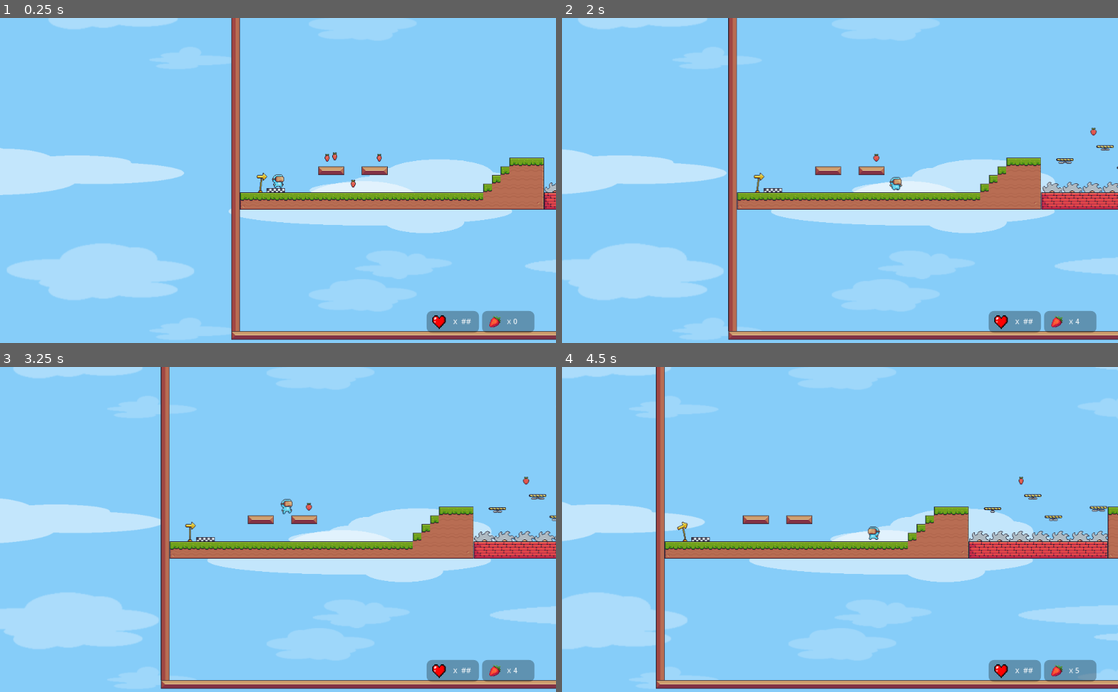
Above: before the commit, frames 1-4 (two rows, left to right).
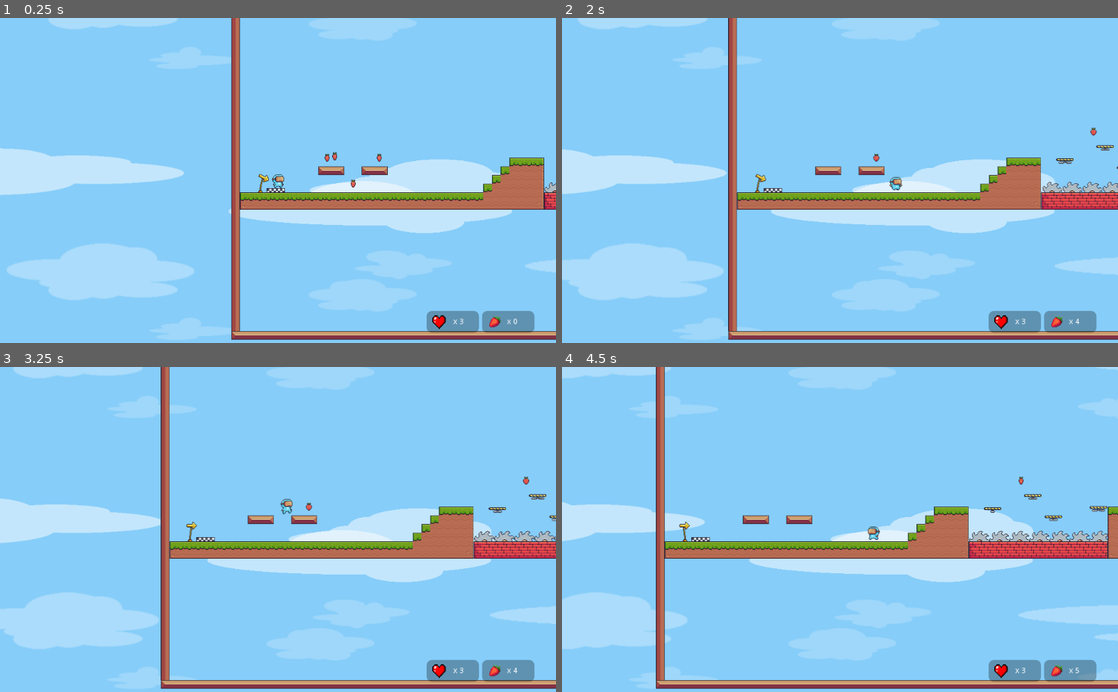
Above: after the commit, the same moments.

Repository: RadoslawCzubak/Godot2DPlatformer
Game: Godot game, scene res://Node2D.tscn
Two runs of this game, one before a commit and one after it. Both use one fixed random seed, a clock stepped at 60 frames per second and the inputs below.
Inputs:
- Up to frame 1 (0.25 s): no input
- Up to frame 2 (2 s): hold Right (ui_right) from 0.53 s (still down); tap Up (ui_up) at 0.77, 1.52 s
- Up to frame 3 (3.25 s): release Right (ui_right) at 2.03 s; hold Left (ui_left) 2.03-2.78 s; hold Right (ui_right) from 2.78 s (still down); tap Up (ui_up) at 3.02 s
- Up to frame 4 (4.5 s): tap Up (ui_up) at 3.77 s; release Right (ui_right) at 4.28 s; hold Left (ui_left) from 4.28 s (still down)

The runs differ from the first frame. In frame 1, less than 0.1% of the frame differs, in the area x 46-85%, y 47-95%; in frame 2, less than 0.1%, in the area x 34-85%, y 47-95%; in frame 3, less than 0.1%; in frame 4, less than 0.1%.

Commit message:
add enemies logic + hp

Diff:
--- a/HUD.gd
+++ b/HUD.gd
@@ -1,15 +1,16 @@
 extends CanvasLayer
 
-
 var coins = 0
-
 
 # Called when the node enters the scene tree for the first time.
 func _ready():
 	$PointsLabel/Label.text = "x " + String(coins)
 
 
-
 func _on_Strawberry_point_collected():
 	coins = coins + 1
 	_ready()
+
+
+func _on_Player_hp_changed(new_hp_points):
+	$HealthLabel/Label.text = "x " + String(new_hp_points)
--- a/Node2D.tscn
+++ b/Node2D.tscn
@@ -74,6 +74,71 @@
 atlas = ExtResource( 3 )
 region = Rect2( 320, 0, 32, 32 )
 
+[sub_resource type="AtlasTexture" id=19]
+flags = 4
+atlas = ExtResource( 6 )
+region = Rect2( 0, 0, 32, 32 )
+
+[sub_resource type="AtlasTexture" id=20]
+flags = 4
+atlas = ExtResource( 6 )
+region = Rect2( 32, 0, 32, 32 )
+
+[sub_resource type="AtlasTexture" id=21]
+flags = 4
+atlas = ExtResource( 6 )
+region = Rect2( 64, 0, 32, 32 )
+
+[sub_resource type="AtlasTexture" id=22]
+flags = 4
+atlas = ExtResource( 6 )
+region = Rect2( 96, 0, 32, 32 )
+
+[sub_resource type="AtlasTexture" id=23]
+flags = 4
+atlas = ExtResource( 6 )
+region = Rect2( 128, 0, 32, 32 )
+
+[sub_resource type="AtlasTexture" id=24]
+flags = 4
+atlas = ExtResource( 6 )
+region = Rect2( 160, 0, 32, 32 )
+
+[sub_resource type="AtlasTexture" id=25]
+flags = 4
+atlas = ExtResource( 6 )
+region = Rect2( 192, 0, 32, 32 )
+
+[sub_resource type="AtlasTexture" id=26]
+flags = 4
+atlas = ExtResource( 6 )
+region = Rect2( 224, 0, 32, 32 )
+
+[sub_resource type="AtlasTexture" id=27]
+flags = 4
+atlas = ExtResource( 6 )
+region = Rect2( 256, 0, 32, 32 )
+
+[sub_resource type="AtlasTexture" id=28]
+flags = 4
+atlas = ExtResource( 6 )
+region = Rect2( 288, 0, 32, 32 )
+
+[sub_resource type="AtlasTexture" id=29]
+flags = 4
+atlas = ExtResource( 6 )
+region = Rect2( 320, 0, 32, 32 )
+
+[sub_resource type="AtlasTexture" id=30]
+flags = 4
+atlas = ExtResource( 6 )
+region = Rect2( 352, 0, 32, 32 )
+
+[sub_resource type="AtlasTexture" id=12]
+flags = 4
+atlas = ExtResource( 1 )
+region = Rect2( 0, 0, 32, 32 )
+
 [sub_resource type="AtlasTexture" id=13]
 flags = 4
 atlas = ExtResource( 2 )
@@ -103,71 +168,6 @@
 flags = 4
 atlas = ExtResource( 2 )
 region = Rect2( 160, 0, 32, 32 )
-
-[sub_resource type="AtlasTexture" id=12]
-flags = 4
-atlas = ExtResource( 1 )
-region = Rect2( 0, 0, 32, 32 )
-
-[sub_resource type="AtlasTexture" id=19]
-flags = 4
-atlas = ExtResource( 6 )
-region = Rect2( 0, 0, 32, 32 )
-
-[sub_resource type="AtlasTexture" id=20]
-flags = 4
-atlas = ExtResource( 6 )
-region = Rect2( 32, 0, 32, 32 )
-
-[sub_resource type="AtlasTexture" id=21]
-flags = 4
-atlas = ExtResource( 6 )
-region = Rect2( 64, 0, 32, 32 )
-
-[sub_resource type="AtlasTexture" id=22]
-flags = 4
-atlas = ExtResource( 6 )
-region = Rect2( 96, 0, 32, 32 )
-
-[sub_resource type="AtlasTexture" id=23]
-flags = 4
-atlas = ExtResource( 6 )
-region = Rect2( 128, 0, 32, 32 )
-
-[sub_resource type="AtlasTexture" id=24]
-flags = 4
-atlas = ExtResource( 6 )
-region = Rect2( 160, 0, 32, 32 )
-
-[sub_resource type="AtlasTexture" id=25]
-flags = 4
-atlas = ExtResource( 6 )
-region = Rect2( 192, 0, 32, 32 )
-
-[sub_resource type="AtlasTexture" id=26]
-flags = 4
-atlas = ExtResource( 6 )
-region = Rect2( 224, 0, 32, 32 )
-
-[sub_resource type="AtlasTexture" id=27]
-flags = 4
-atlas = ExtResource( 6 )
-region = Rect2( 256, 0, 32, 32 )
-
-[sub_resource type="AtlasTexture" id=28]
-flags = 4
-atlas = ExtResource( 6 )
-region = Rect2( 288, 0, 32, 32 )
-
-[sub_resource type="AtlasTexture" id=29]
-flags = 4
-atlas = ExtResource( 6 )
-region = Rect2( 320, 0, 32, 32 )
-
-[sub_resource type="AtlasTexture" id=30]
-flags = 4
-atlas = ExtResource( 6 )
-region = Rect2( 352, 0, 32, 32 )
 
 [sub_resource type="SpriteFrames" id=31]
 animations = [ {
@@ -176,20 +176,20 @@
 "name": "idle",
 "speed": 15.0
 }, {
+"frames": [ SubResource( 19 ), SubResource( 20 ), SubResource( 21 ), SubResource( 22 ), SubResource( 23 ), SubResource( 24 ), SubResource( 25 ), SubResource( 26 ), SubResource( 27 ), SubResource( 28 ), SubResource( 29 ), SubResource( 30 ) ],
+"loop": true,
+"name": "walking",
+"speed": 20.0
+}, {
+"frames": [ SubResource( 12 ) ],
+"loop": true,
+"name": "jump",
+"speed": 5.0
+}, {
 "frames": [ SubResource( 13 ), SubResource( 14 ), SubResource( 15 ), SubResource( 16 ), SubResource( 17 ), SubResource( 18 ) ],
 "loop": true,
 "name": "double jump",
 "speed": 15.0
-}, {
-"frames": [ SubResource( 12 ) ],
-"loop": true,
-"name": "jump",
-"speed": 5.0
-}, {
-"frames": [ SubResource( 19 ), SubResource( 20 ), SubResource( 21 ), SubResource( 22 ), SubResource( 23 ), SubResource( 24 ), SubResource( 25 ), SubResource( 26 ), SubResource( 27 ), SubResource( 28 ), SubResource( 29 ), SubResource( 30 ) ],
-"loop": true,
-"name": "walking",
-"speed": 20.0
 } ]
 
 [sub_resource type="RectangleShape2D" id=39]
@@ -928,7 +928,7 @@
 [node name="AnimatedSprite" type="AnimatedSprite" parent="Player"]
 frames = SubResource( 31 )
 animation = "idle"
-frame = 7
+frame = 4
 playing = true
 
 [node name="CollisionShape2D" type="CollisionShape2D" parent="Player"]
@@ -988,7 +988,6 @@
 
 [node name="StartFlag" type="AnimatedSprite" parent="StartFlag"]
 frames = SubResource( 76 )
-frame = 14
 playing = true
 
 [node name="CollisionShape2D" type="CollisionShape2D" parent="StartFlag"]
@@ -996,6 +995,7 @@
 shape = SubResource( 77 )
 
 [node name="AngryRock" parent="." instance=ExtResource( 14 )]
+collision_mask = 3
 
 [node name="FloatingPlatforms" type="Node2D" parent="."]
 position = Vector2( 559, 266 )
@@ -1152,6 +1152,8 @@
 margin_bottom = 27.0
 text = "x  ##"
 
+[connection signal="hp_changed" from="Player" to="HUD" method="_on_Player_hp_changed"]
+[connection signal="collision_with_enemy" from="AngryRock" to="Player" method="_on_AngryRock_collision_with_enemy"]
 [connection signal="point_collected" from="Points/Strawberry" to="HUD" method="_on_Strawberry_point_collected"]
 [connection signal="point_collected" from="Points/Strawberry2" to="HUD" method="_on_Strawberry_point_collected"]
 [connection signal="point_collected" from="Points/Strawberry3" to="HUD" method="_on_Strawberry_point_collected"]
--- a/Player.gd
+++ b/Player.gd
@@ -11,6 +11,14 @@
 
 enum Player_State {IDLE, MOVE_LEFT, MOVE_RIGHT, JUMP, DOUBLE_JUMP}
 var state = Player_State.IDLE
+
+export var player_hp = 3
+export var HIT_JUMP_MULTIPLIER = 1.5
+
+signal hp_changed(new_hp_points)
+
+func _ready():
+	emit_signal("hp_changed", player_hp)
 
 func _physics_process(delta):
 	motion.y += GRAVITY
@@ -46,3 +54,12 @@
 			$AnimatedSprite.animation = "jump"
 
 	pass
+
+
+func _on_AngryRock_collision_with_enemy():
+	player_hp -= 1
+	bounce()
+	emit_signal("hp_changed", player_hp)
+
+func bounce():
+	motion.y = JUMP_HEIGHT * HIT_JUMP_MULTIPLIER
--- /dev/null
+++ b/Prefabs scenes/AngryRock.gd
@@ -0,0 +1,26 @@
+extends KinematicBody2D
+
+
+var velocity = Vector2()
+export var direction = -1
+export var speed = 150
+
+signal collision_with_enemy
+
+# Called when the node enters the scene tree for the first time.
+func _ready():
+	pass # Replace with function body.
+
+
+func _physics_process(delta):
+	if is_on_wall():
+		direction = direction * -1
+	velocity.y = 20
+	velocity.x = speed * direction
+
+
+	move_and_slide(velocity, Vector2.UP)
+
+
+func _on_sides_checker_body_entered(body):
+	emit_signal("collision_with_enemy")
--- a/Prefabs scenes/AngryRock.tscn
+++ b/Prefabs scenes/AngryRock.tscn
@@ -1,6 +1,7 @@
-[gd_scene load_steps=9 format=2]
+[gd_scene load_steps=11 format=2]
 
 [ext_resource path="res://Models/Obstacles/Rock Head/Blink (42x42).png" type="Texture" id=1]
+[ext_resource path="res://Prefabs scenes/AngryRock.gd" type="Script" id=2]
 
 [sub_resource type="AtlasTexture" id=1]
 flags = 4
@@ -38,16 +39,22 @@
 [sub_resource type="RectangleShape2D" id=7]
 extents = Vector2( 15.5, 15 )
 
+[sub_resource type="RectangleShape2D" id=8]
+extents = Vector2( 17, 15 )
+
 [node name="AngryRock" type="KinematicBody2D"]
 position = Vector2( 1072, 336 )
 collision_layer = 16
+collision_mask = 19
+script = ExtResource( 2 )
 __meta__ = {
 "_edit_group_": true
 }
+direction = 1
 
 [node name="AnimatedSprite" type="AnimatedSprite" parent="."]
 frames = SubResource( 6 )
-frame = 1
+frame = 4
 playing = true
 __meta__ = {
 "_edit_group_": true
@@ -56,3 +63,12 @@
 [node name="CollisionShape2D" type="CollisionShape2D" parent="."]
 position = Vector2( 0.5, 0 )
 shape = SubResource( 7 )
+
+[node name="sides_checker" type="Area2D" parent="."]
+collision_layer = 0
+
+[node name="CollisionShape2D" type="CollisionShape2D" parent="sides_checker"]
+position = Vector2( 0, -2 )
+shape = SubResource( 8 )
+
+[connection signal="body_entered" from="sides_checker" to="." method="_on_sides_checker_body_entered"]
--- a/Prefabs scenes/Strawberry.gd
+++ b/Prefabs scenes/Strawberry.gd
@@ -4,6 +4,5 @@
 signal point_collected
 
 func _on_strawberry_body_entered(body):
-	print("HERE")
 	emit_signal("point_collected")
 	queue_free()
